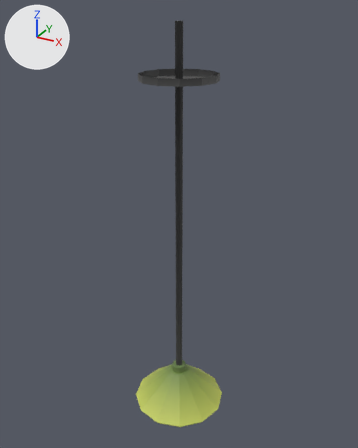
What one commit did to the FBX model Assets/Models/SM_ceilingLamp.fbx.
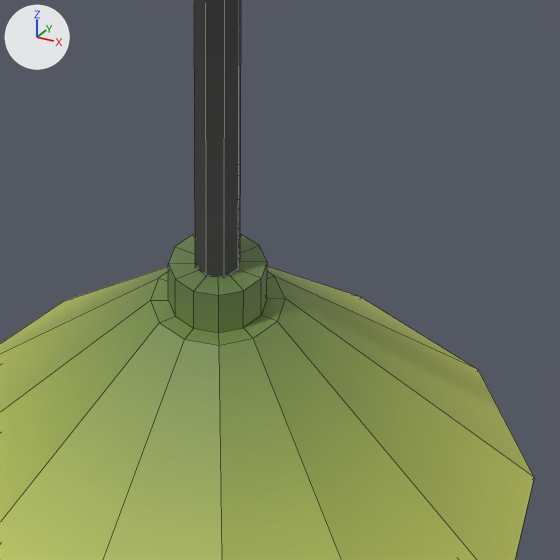
There are two pictures of each version: one whole from a 50 mm camera at (6.04, -11.0, 11.69) aimed at (-0.09, 0.16, 6.11), one close up on the part from 42% to 63% of the width and 73% to 90% of the height. Arrows for +X, +Y and +Z are at upper left; the lights stay in place. The close-ups show mesh edges as thin lines. Where no turn or scale is listed for an object, it has been applied to the vertices.

Names of what the first close-up shows: 'kable', 'lamphead'.
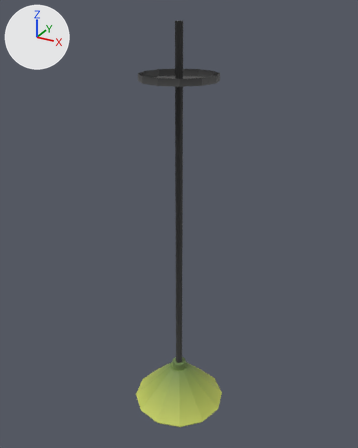
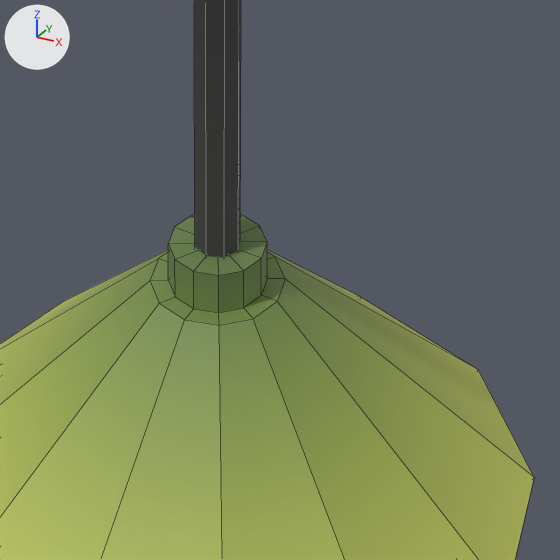
What differs and where, as boxes [x1, y1, x2, y2] in the close-ups (560 x 560 px):
'lamphead', reshaped: before [0, 234, 534, 560]; after [0, 214, 534, 560]

Diff of the bpy script that builds the scene:
```diff
--- a/Assets/Models/SM_ceilingLamp.fbx.py
+++ b/Assets/Models/SM_ceilingLamp.fbx.py
@@ me_mesh_003 @@
 # used by ob_lamphead; location = (0.0, 0.0, 1.25)
-me_mesh_003.from_pydata(...)  # 120 vertices, 108 faces; spans x -1.39..1.39, y -1.39..1.39, z -1.12..0.16
+me_mesh_003.from_pydata(...)  # 109 vertices, 113 faces; spans x -1.39..1.39, y -1.39..1.39, z -1.12..0.26
+# me_mesh_003 part 1
+# 12 vertices are removed from x -0.09..0.09, y -0.09..0.09, z 0.16
+# 12 faces are deleted
+# 24 vertices in x -0.29..0.29, y -0.29..0.29, z -0.04 move by (0.0, 0.0, 0.11)
+# 24 vertices in x -0.31..0.31, y -0.31..0.31, z -0.17 move by (0.0, 0.0, -0.07)
+# 12 vertices in x -0.21..0.21, y -0.21..0.21, z 0.16 move by (0.0, 0.0, 0.1)
+# 1 vertex is added at (0.0, 0.0, 0.26)
+# 12 new faces join them
 me_mesh_003.materials.append(mat_lambert2)
```
